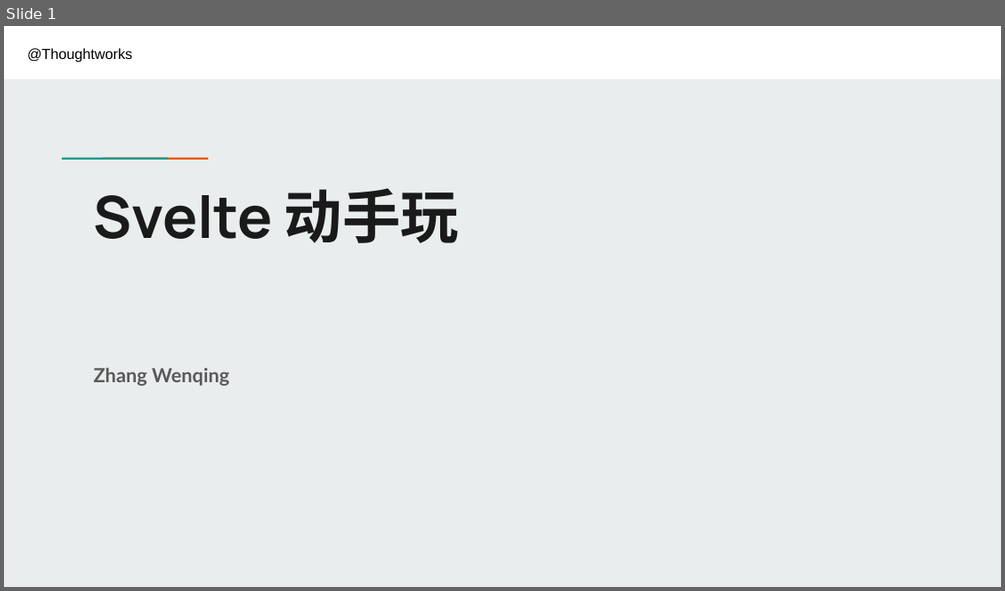
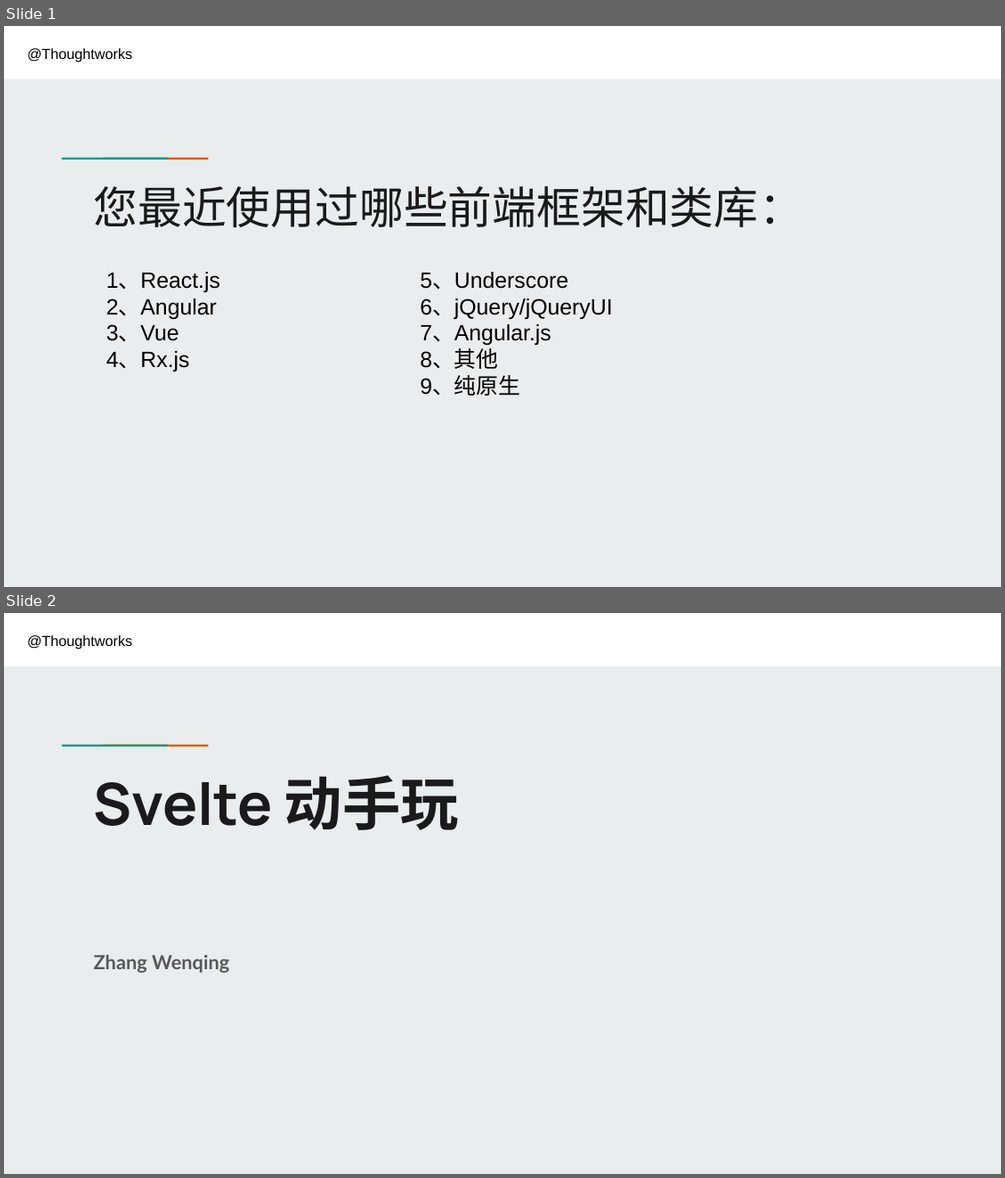
Before and after one commit to winkingzhang/svelte-tutorial, a slide deck: Svelte动手玩.pptx. Shown one above the other, each under a label of ours: slide 1 before the commit, slides 1 and 2 after it. The pictures are 1005x591 and 1005x1178 pixels, drawn with LibreOffice and Linux fonts; fonts in the diff are those of the drawing; background and template pictures are left out. Boxes give left, top, right and bottom in pixels: in the first picture for what was removed or moved away, otherwise in the second. Text is boxed around its words. In the diff, an @@ line names an element or a change of style, - is before the commit and + after.

```diff
--- a/Svelte动手玩.pptx
+++ b/Svelte动手玩.pptx
@@ slide 1 added at (4,26,1001,587), background picture (left out); not listed: 3 template elements that a slide beside it also shows @@
@@ text added at (27,48,132,62), 10.5 pt, text #000000 @@
+@Thoughtworks
@@ title added at (94,186,803,227), 32 pt, text #1A1A1A @@
+您最近使用过哪些前端框架和类库：
@@ text added at (106,272,220,371), 16 pt, text #000000 @@
+1、React.js
+2、Angular
+3、Vue
+4、Rx.js
@@ text added at (420,272,612,395), 16 pt, text #000000 @@
+5、Underscore
+6、jQuery/jQueryUI
+7、Angular.js
+8、其他
+9、纯原生
@@ what was slide 1 is now slide 2 @@
```
Also in this commit, not shown: 1 slide changed.
